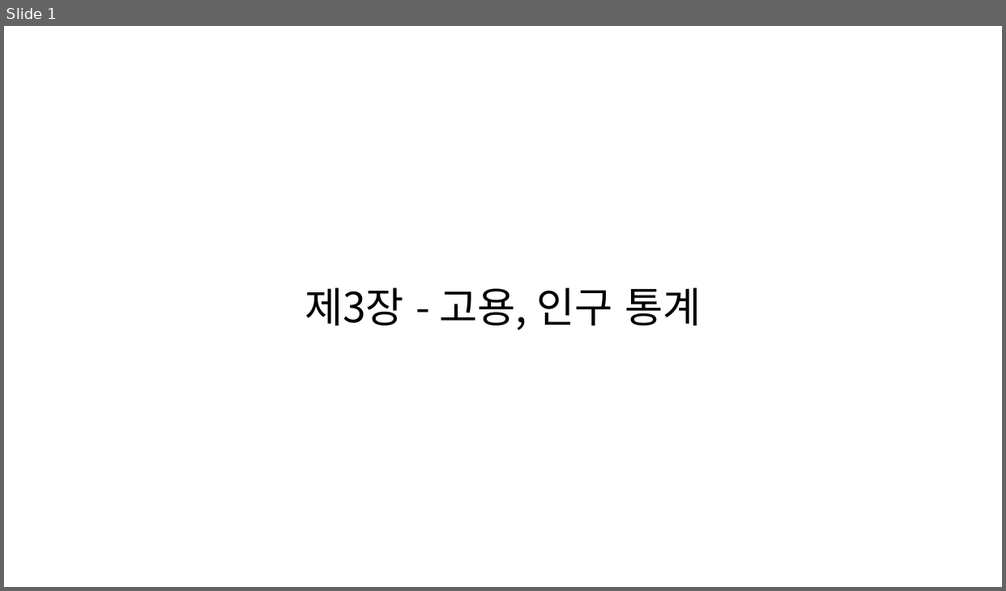
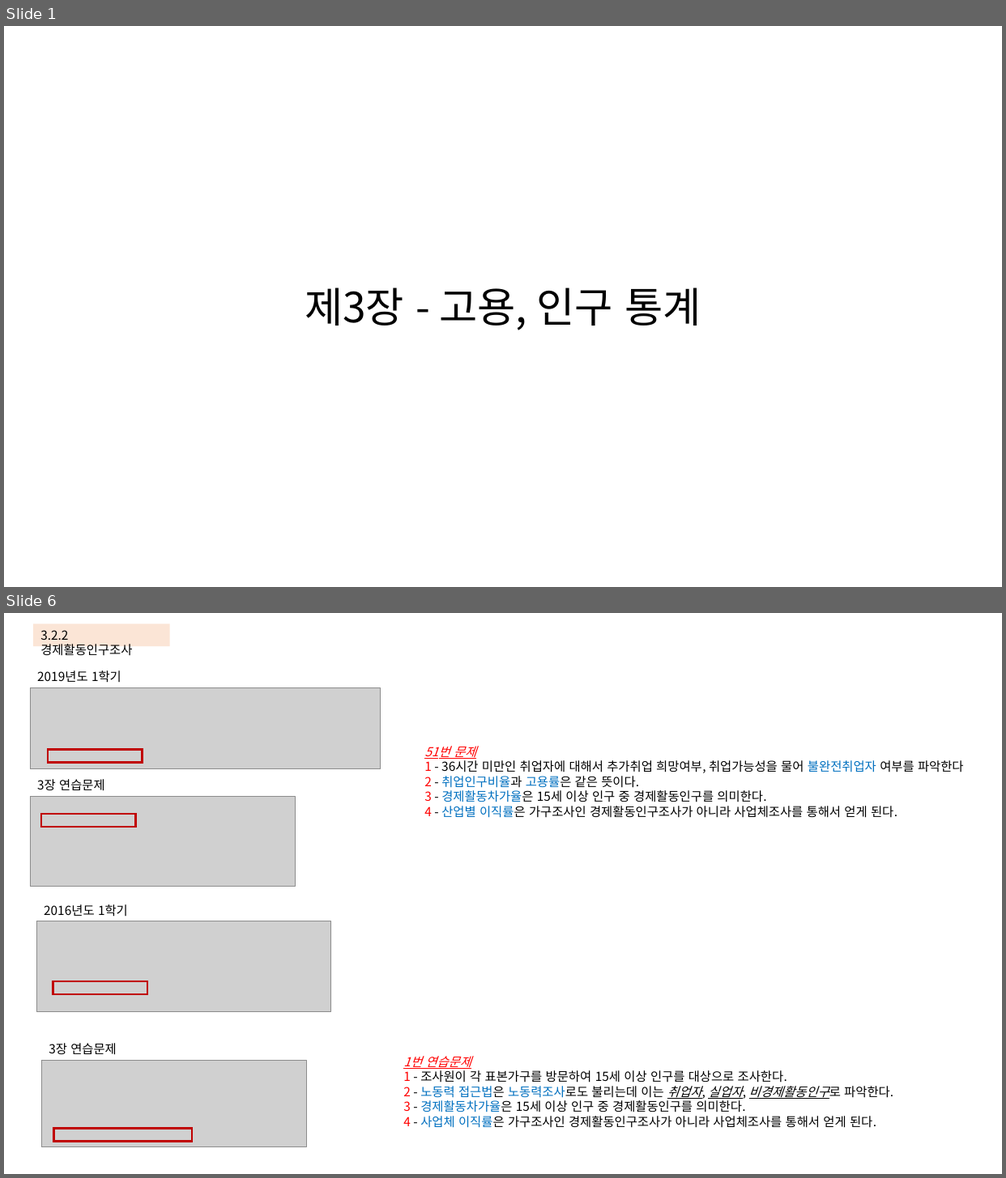
Before and after one commit to KNOU-STUDY/KNOU-UNDERSTANDING-NATIONAL-STATISTICS, a slide deck: previous_question/3장-고용,임금 통계.pptx. Shown one above the other, each under a label of ours: slide 1 before the commit, slides 1 and 6 after it; the slides between them are not shown. The pictures are 1006x591 and 1006x1178 pixels, drawn with LibreOffice and Linux fonts; fonts in the diff are those of the drawing; grey boxes stand for pictures. Boxes give left, top, right and bottom in pixels: in the first picture for what was removed or moved away, otherwise in the second. Text is boxed around its words. In the diff, an @@ line names an element or a change of style, - is before the commit and + after.

```diff
--- a/previous_question/3장-고용,임금 통계.pptx
+++ b/previous_question/3장-고용,임금 통계.pptx
@@ slide 6 added at (4,613,1002,1174), background #FFFFFF @@
@@ rectangle added at (33,624,169,646), fill #FBE5D6, 12 pt, text #000000 @@
+3.2.2 경제활동인구조사
@@ text added at (37,671,121,683), 12 pt, text #000000 @@
+2019년도 1학기
@@ picture added at (30,688,381,769) @@
@@ rectangle added at (48,749,142,762), outline #C00000 2 pt @@
@@ text added at (424,746,964,818), 12 pt, text #000000 @@
+51번 문제
+1 - 36시간 미만인 취업자에 대해서 추가취업 희망여부, 취업가능성을 물어 불완전취업자 여부를 파악한다
+2 - 취업인구비율과 고용률은 같은 뜻이다.
+3 - 경제활동차가율은 15세 이상 인구 중 경제활동인구를 의미한다.
+4 - 산업별 이직률은 가구조사인 경제활동인구조사가 아니라 사업체조사를 통해서 얻게 된다.
@@ text added at (37,779,105,791), 12 pt, text #000000 @@
+3장 연습문제
@@ picture added at (30,796,296,887) @@
@@ rectangle added at (41,814,136,826), outline #C00000 2 pt @@
@@ picture added at (36,922,330,1012) @@
@@ text added at (44,905,128,917), 12 pt, text #000000 @@
+2016년도 1학기
@@ rectangle added at (53,982,147,994), outline #C00000 2 pt @@
@@ text added at (49,1043,117,1055), 12 pt, text #000000 @@
+3장 연습문제
@@ picture added at (41,1061,306,1148) @@
@@ text added at (403,1056,893,1128), 12 pt, text #000000 @@
+1번 연습문제
+1 - 조사원이 각 표본가구를 방문하여 15세 이상 인구를 대상으로 조사한다.
+2 - 노동력 접근법은 노동력조사로도 불리는데 이는 취업자, 실업자, 비경제활동인구로 파악한다.
+3 - 경제활동차가율은 15세 이상 인구 중 경제활동인구를 의미한다.
+4 - 사업체 이직률은 가구조사인 경제활동인구조사가 아니라 사업체조사를 통해서 얻게 된다.
@@ rectangle added at (54,1129,192,1142), outline #C00000 2 pt @@
```
Also in this commit, not shown: 2 slides changed, 9 other slides added, 16 slides removed.
